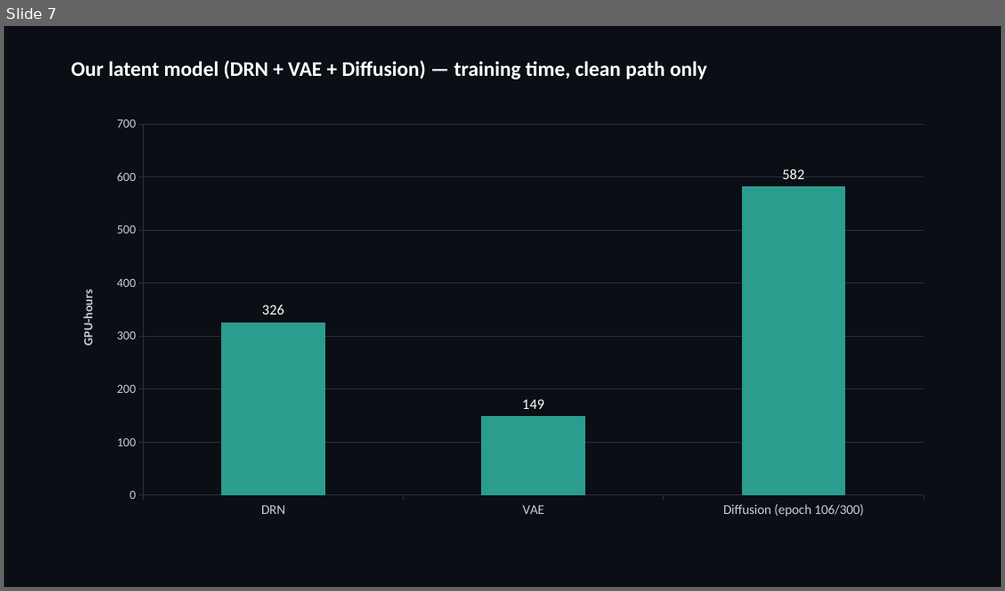
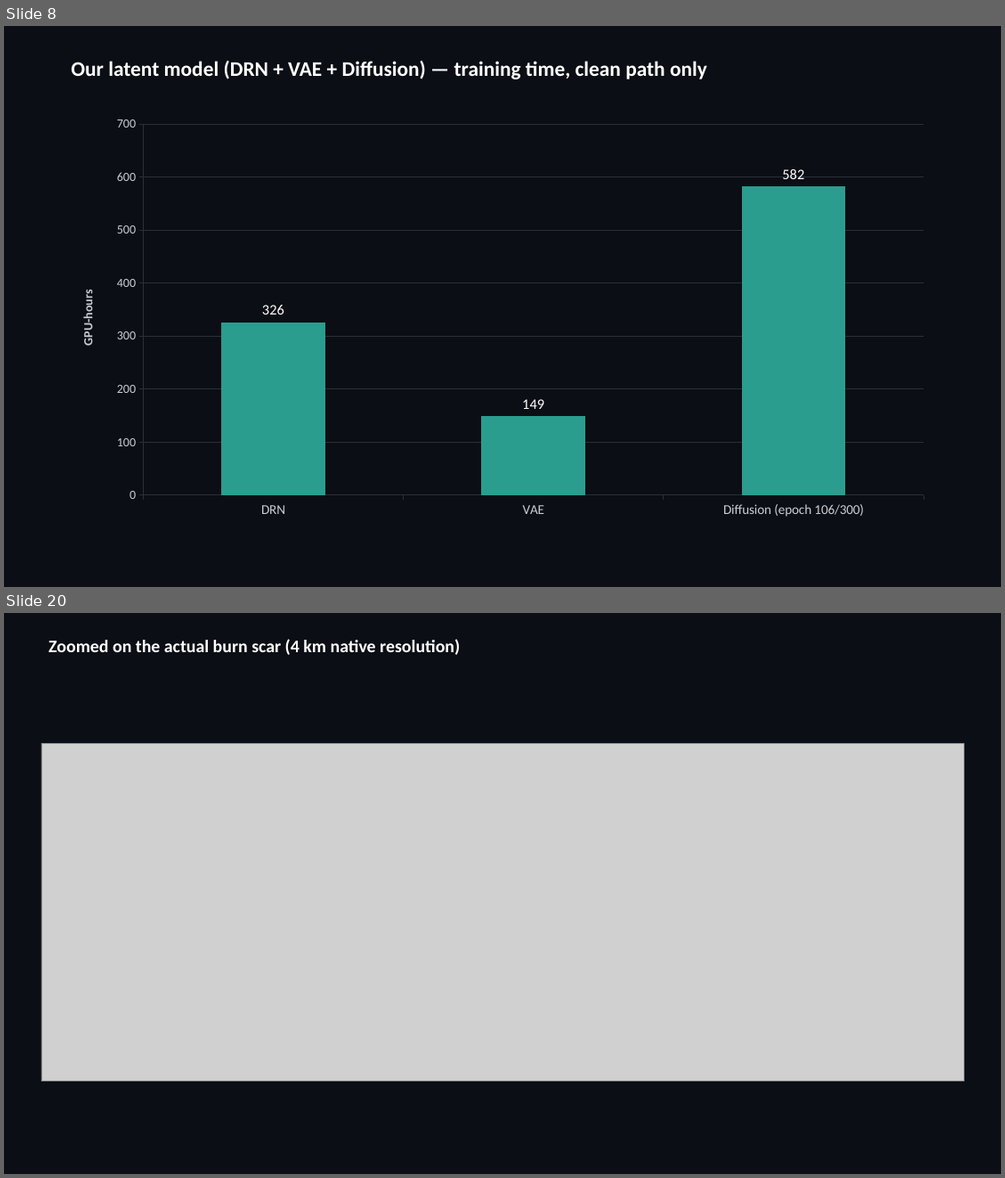
Before and after one commit to milhud/diffusion_downscaling_model, a slide deck: results/corrdiff_comparison/corrdiff_benchmark_slides.pptx. Shown one above the other, each under a label of ours: slide 7 before the commit, slides 8 and 20 after it; the slides between them are not shown. The pictures are 1005x591 and 1005x1178 pixels, drawn with LibreOffice and Linux fonts; fonts in the diff are those of the drawing; grey boxes stand for pictures. Boxes give left, top, right and bottom in pixels: in the first picture for what was removed or moved away, otherwise in the second. Text is boxed around its words. In the diff, an @@ line names an element or a change of style, - is before the commit and + after.

```diff
--- a/results/corrdiff_comparison/corrdiff_benchmark_slides.pptx
+++ b/results/corrdiff_comparison/corrdiff_benchmark_slides.pptx
@@ slide 20 added at box(4, 613, 1001, 1174), background #0B0E14 @@
@@ text added at box(48, 639, 460, 655), 17 pt, text #FFFFFF, bold @@
+Zoomed on the actual burn scar (4 km native resolution)
@@ picture added at box(41, 743, 963, 1081) @@
@@ what was slide 7 is now slide 8 @@
```
Also in this commit, not shown: 18 other slides added, 11 slides removed, 25 other files.
